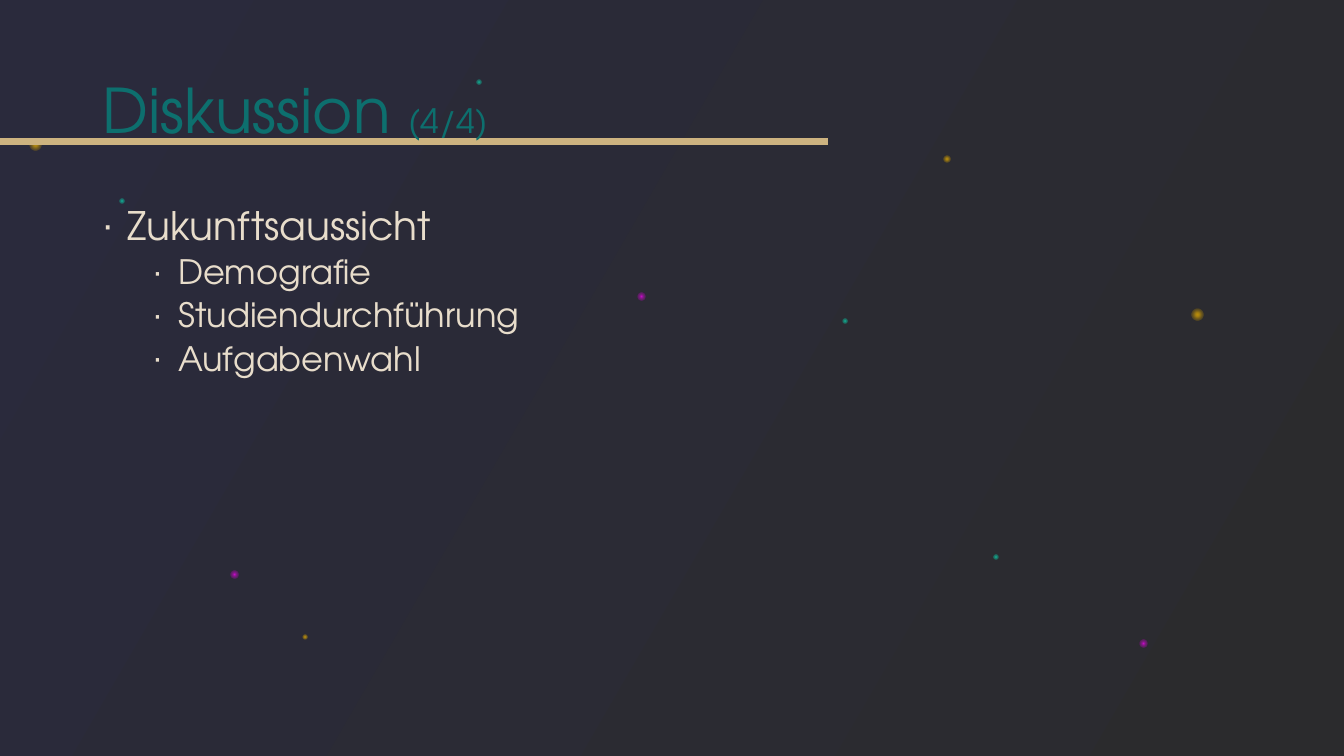
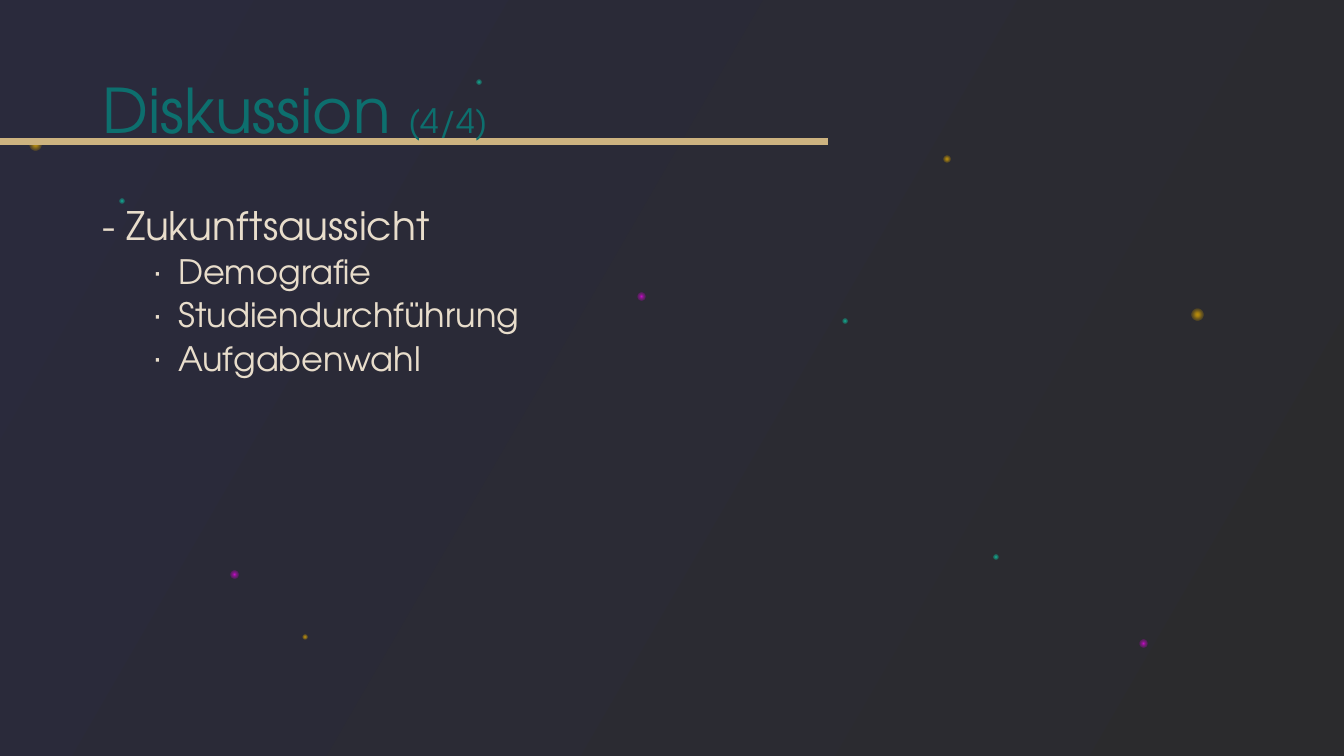
Before and after one commit to tlahmann/mci-af, a slide deck: slide 25 of presentation/Resync Studie.pptx (slide 26 before the commit). Drawn at 1344x756 pixels with LibreOffice and Linux fonts; fonts in the diff are those of the drawing. Boxes give left, top, right and bottom in pixels: in the first picture for what was removed or moved away, otherwise in the second. Text is boxed around its words. In the diff, an @@ line names an element or a change of style, - is before the commit and + after.

```diff
--- a/presentation/Resync Studie.pptx
+++ b/presentation/Resync Studie.pptx
@@ text at box(126, 211, 429, 241): text changed @@
-∙ Zukunftsaussicht
+- Zukunftsaussicht
```
Also in this commit, not shown: 10 other slides changed, 1 slide removed.
